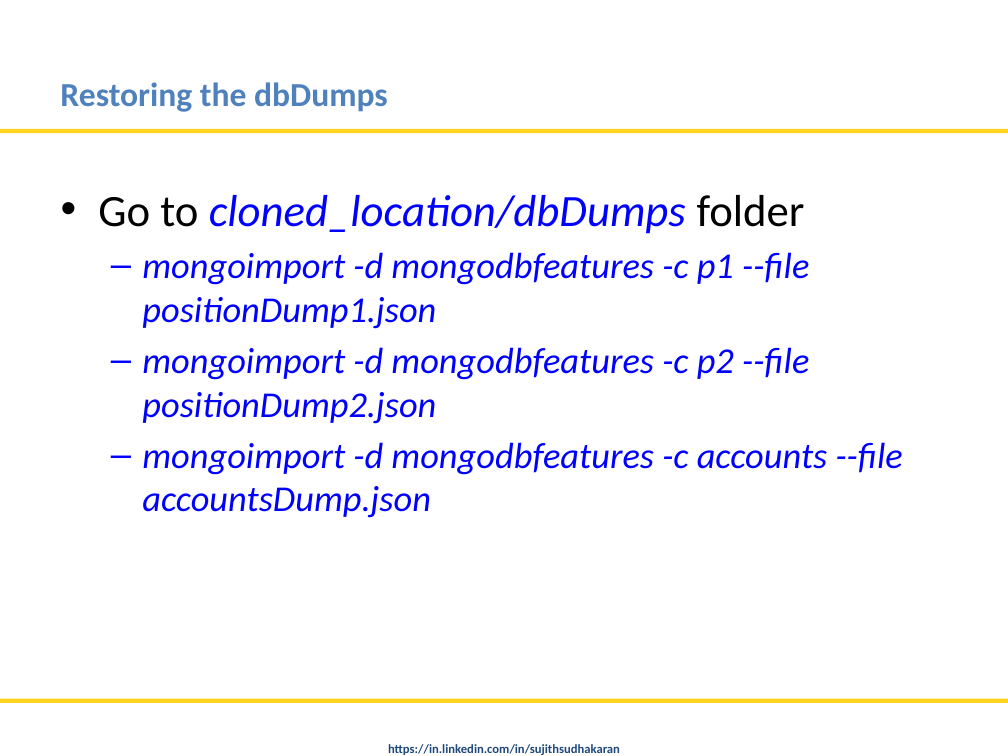
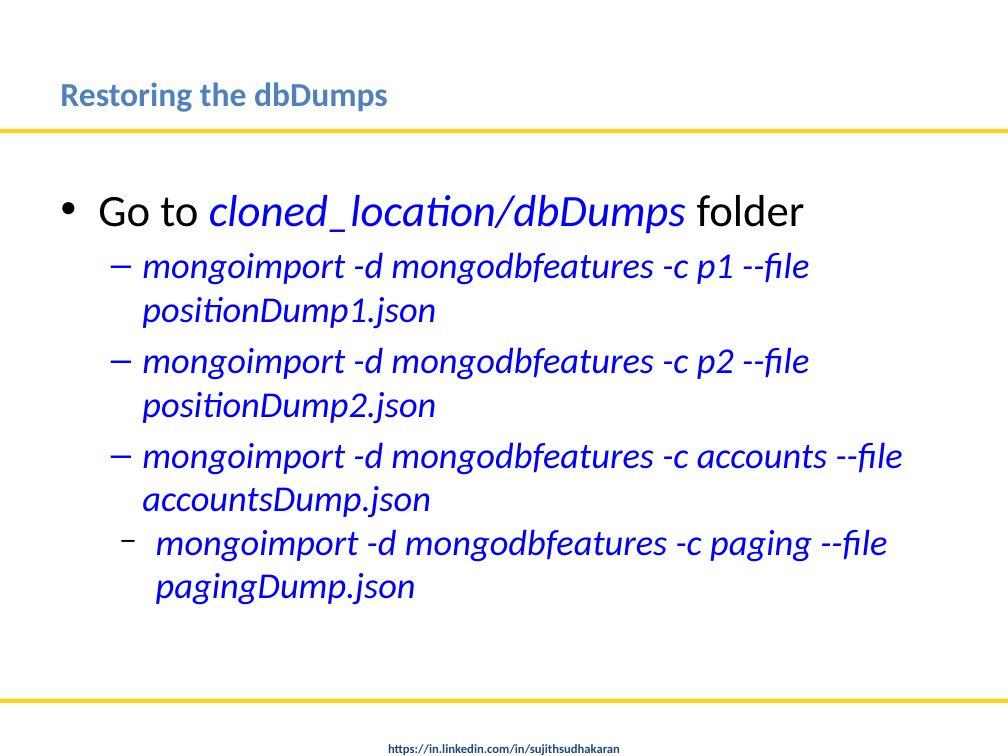
Before and after one commit to nitinmlvya/mongodb-tips-and-advfeatures, a slide deck: slide 3 of MongoDB Tips and Advance Features.odp. Drawn at 1008x756 pixels with LibreOffice and Linux fonts; fonts in the diff are those of the drawing; background and template pictures are left out. Boxes give left, top, right and bottom in pixels: in the first picture for what was removed or moved away, otherwise in the second. Text is boxed around its words. In the diff, an @@ line names an element or a change of style, - is before the commit and + after.

```diff
--- a/MongoDB Tips and Advance Features.odp
+++ b/MongoDB Tips and Advance Features.odp
@@ text at [156, 529, 887, 605]: paragraph added @@
+  − mongoimport -d mongodbfeatures -c paging --file pagingDump.json
```
Also in this commit, not shown: 4 other slides changed, 1 other file.
